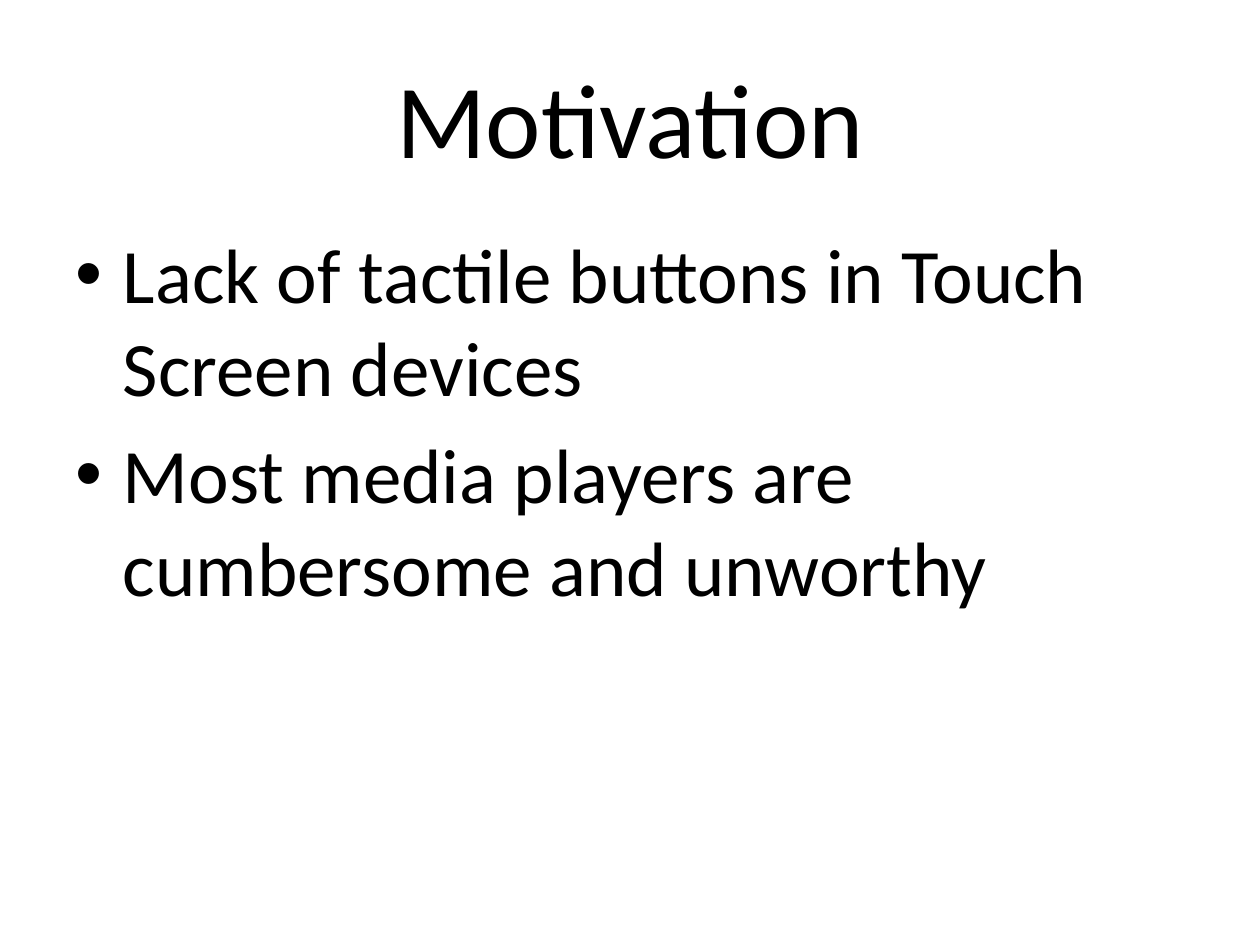
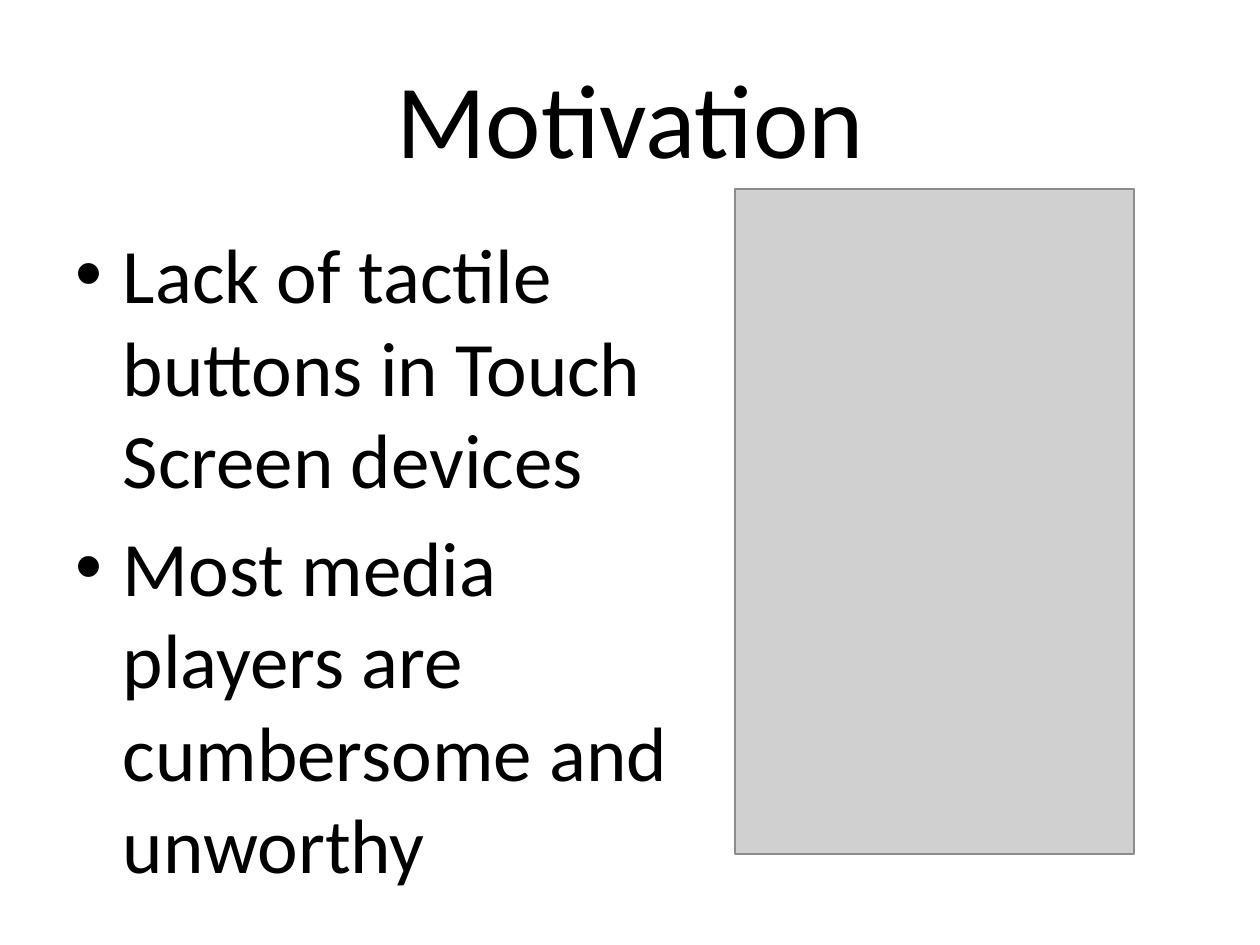
Before and after one commit to OpherV/kinoplayer, a slide deck: slide 3 of Docs/Presentation/Kino.pptx. Drawn at 1260x945 pixels with LibreOffice and Linux fonts; fonts in the diff are those of the drawing; grey boxes stand for pictures; background and template pictures are left out. Boxes give left, top, right and bottom in pixels: in the first picture for what was removed or moved away, otherwise in the second. Text is boxed around its words. In the diff, an @@ line names an element or a change of style, - is before the commit and + after.

```diff
--- a/Docs/Presentation/Kino.pptx
+++ b/Docs/Presentation/Kino.pptx
@@ picture added at (735,189,1134,854) @@
@@ text "Lack of tactile buttons in ..." rewrapped from (123,249,1087,609) to (123,249,667,782) @@
```
Also in this commit, not shown: 5 other slides changed.
